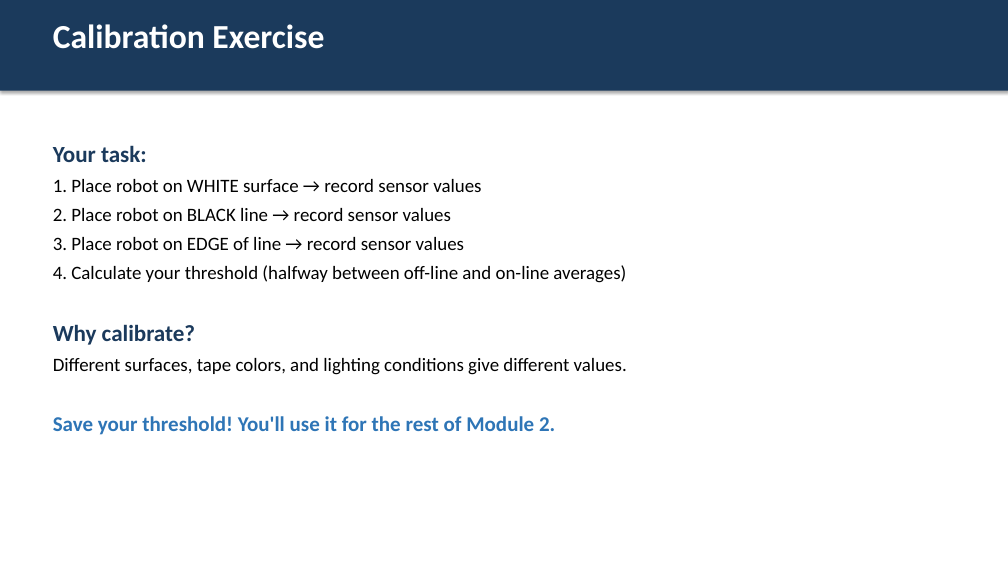
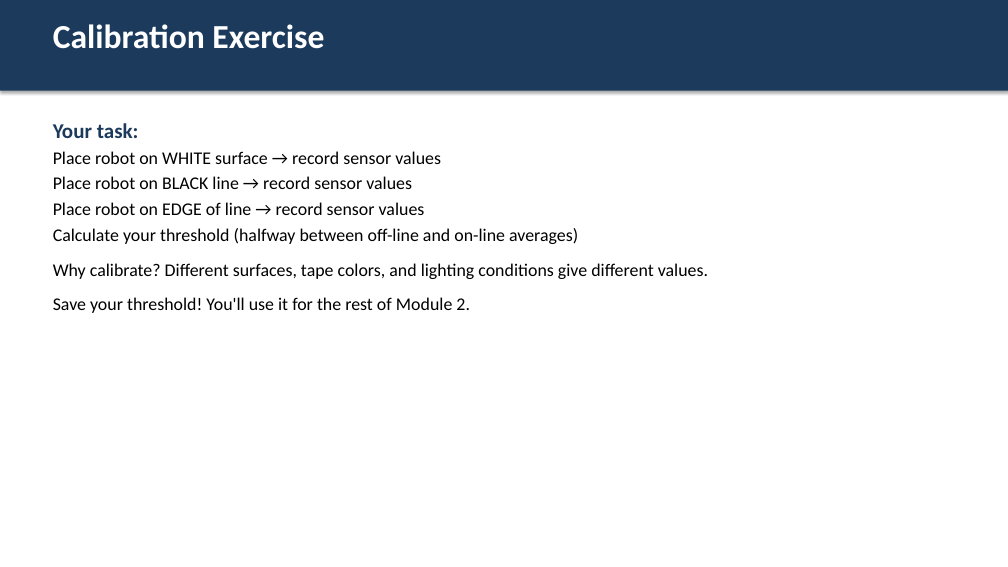
Before and after one commit to bradamiller/IntoToPython, a slide deck: slide 8 of module-02-line-tracking/slides/01-the-reflectance-sensor.pptx. Drawn at 1008x567 pixels with LibreOffice and Linux fonts; fonts in the diff are those of the drawing. Boxes give left, top, right and bottom in pixels: in the first picture for what was removed or moved away, otherwise in the second. Text is boxed around its words. In the diff, an @@ line names an element or a change of style, - is before the commit and + after.

```diff
--- a/module-02-line-tracking/slides/01-the-reflectance-sensor.pptx
+++ b/module-02-line-tracking/slides/01-the-reflectance-sensor.pptx
@@ text at box(53, 123, 470, 313): size 22 to 20 pt in "Your task:"; size 20 to 17 pt, text colour #2E75B6 to #000000, bold off in "Save your threshold! You'll use it for ..."; less space between paragraphs @@
@@ text at box(53, 151, 708, 279): text changed; size 18 to 17 pt @@
-1. Place robot on WHITE surface → record sensor values
-2. Place robot on BLACK line → record sensor values
-3. Place robot on EDGE of line → record sensor values
-4. Calculate your threshold (halfway between off-line and on-line averages)
-Why calibrate?
-Different surfaces, tape colors, and lighting conditions give different values.
+Place robot on WHITE surface → record sensor values
+Place robot on BLACK line → record sensor values
+Place robot on EDGE of line → record sensor values
+Calculate your threshold (halfway between off-line and on-line averages)
+Why calibrate? Different surfaces, tape colors, and lighting conditions give different values.
```
Also in this commit, not shown: 9 other slides changed, 40 other files.
